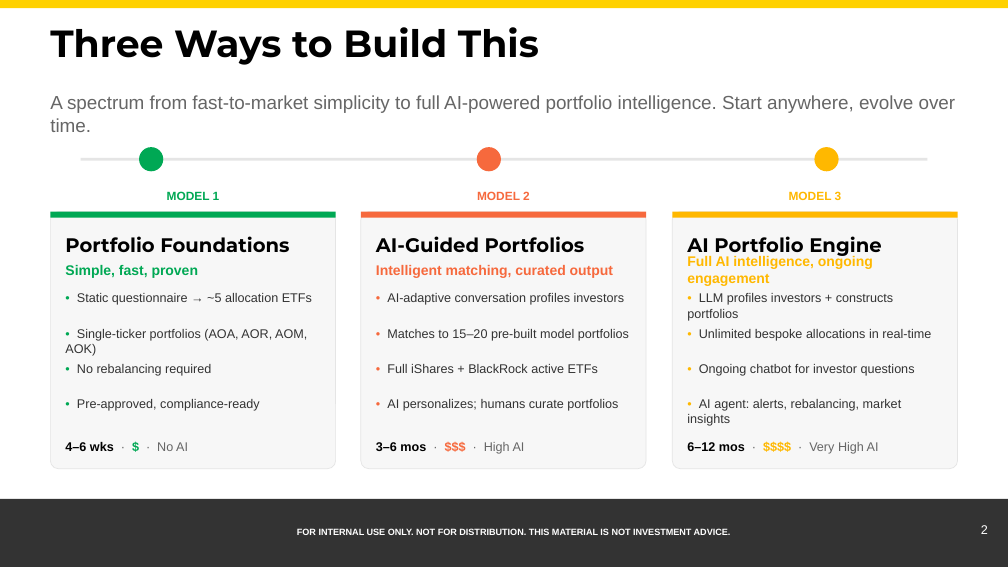
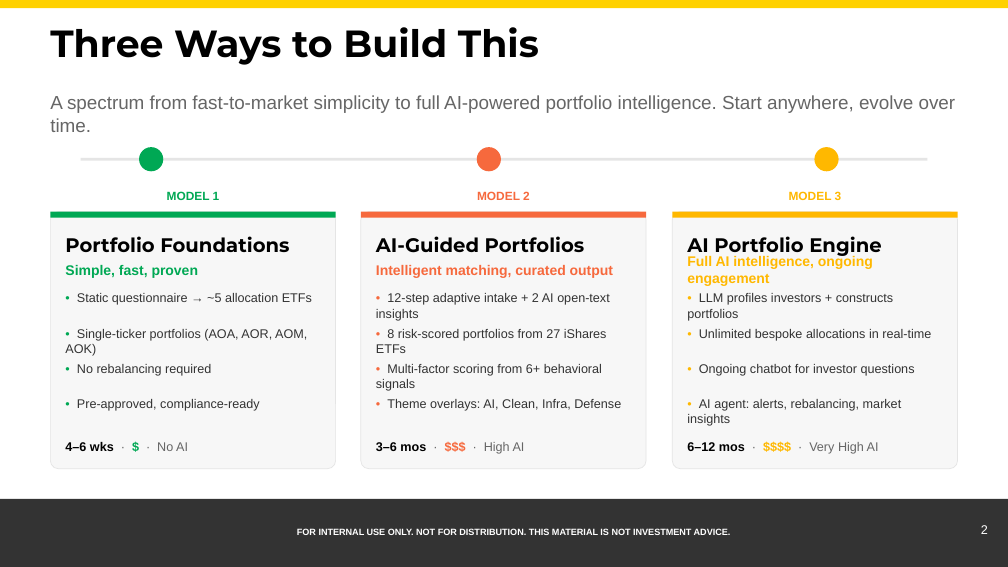
Before and after one commit to samuelcmcclellan-cell/ishares-direct-personalization, a slide deck: slide 2 of public/deck/iShares_Direct_Personalization_2_Slides.pptx. Drawn at 1008x567 pixels with LibreOffice and Linux fonts; fonts in the diff are those of the drawing. Boxes give left, top, right and bottom in pixels: in the first picture for what was removed or moved away, otherwise in the second. Text is boxed around its words. In the diff, an @@ line names an element or a change of style, - is before the commit and + after.

```diff
--- a/public/deck/iShares_Direct_Personalization_2_Slides.pptx
+++ b/public/deck/iShares_Direct_Personalization_2_Slides.pptx
@@ text at bbox=[376, 293, 610, 321]: text changed @@
-• AI-adaptive conversation profiles investors
+• 12-step adaptive intake + 2 AI open-text insights
@@ text at bbox=[376, 329, 607, 353]: text changed @@
-• Matches to 15–20 pre-built model portfolios
+• 8 risk-scored portfolios from 27 iShares ETFs
@@ text at bbox=[376, 364, 602, 391]: text changed @@
-• Full iShares + BlackRock active ETFs
+• Multi-factor scoring from 6+ behavioral signals
@@ text at bbox=[387, 399, 621, 411]: text changed @@
-• AI personalizes; humans curate portfolios
+• Theme overlays: AI, Clean, Infra, Defense
```
Also in this commit, not shown: 1 other file.
